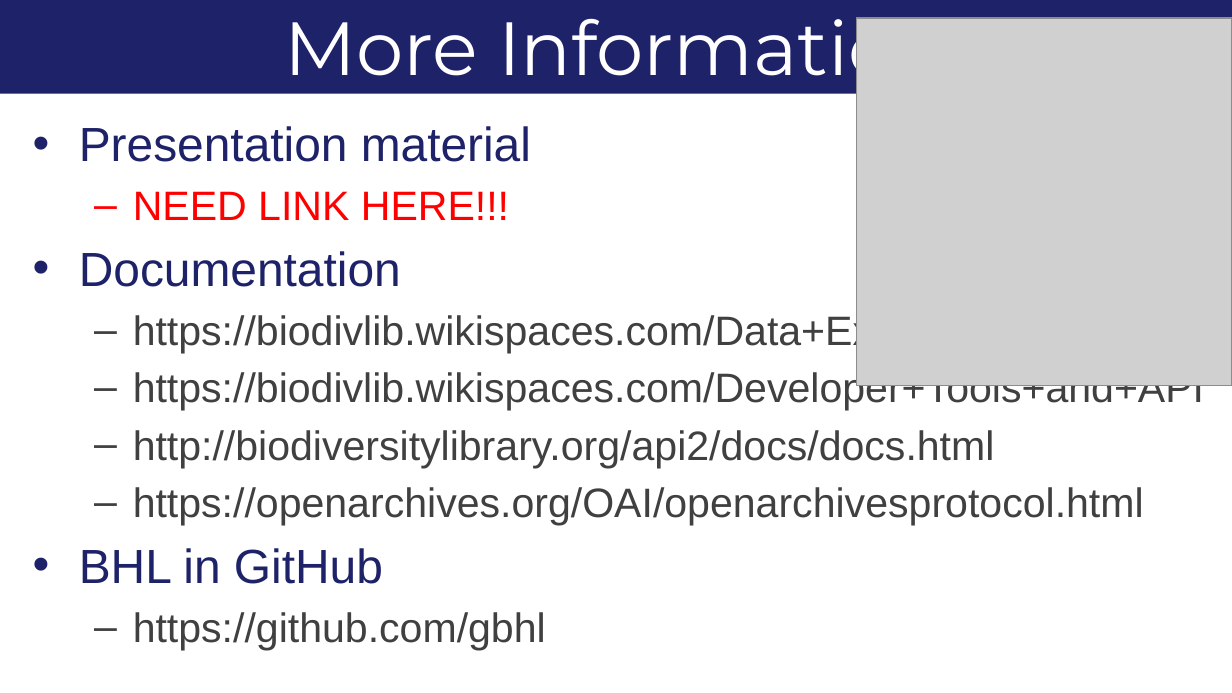
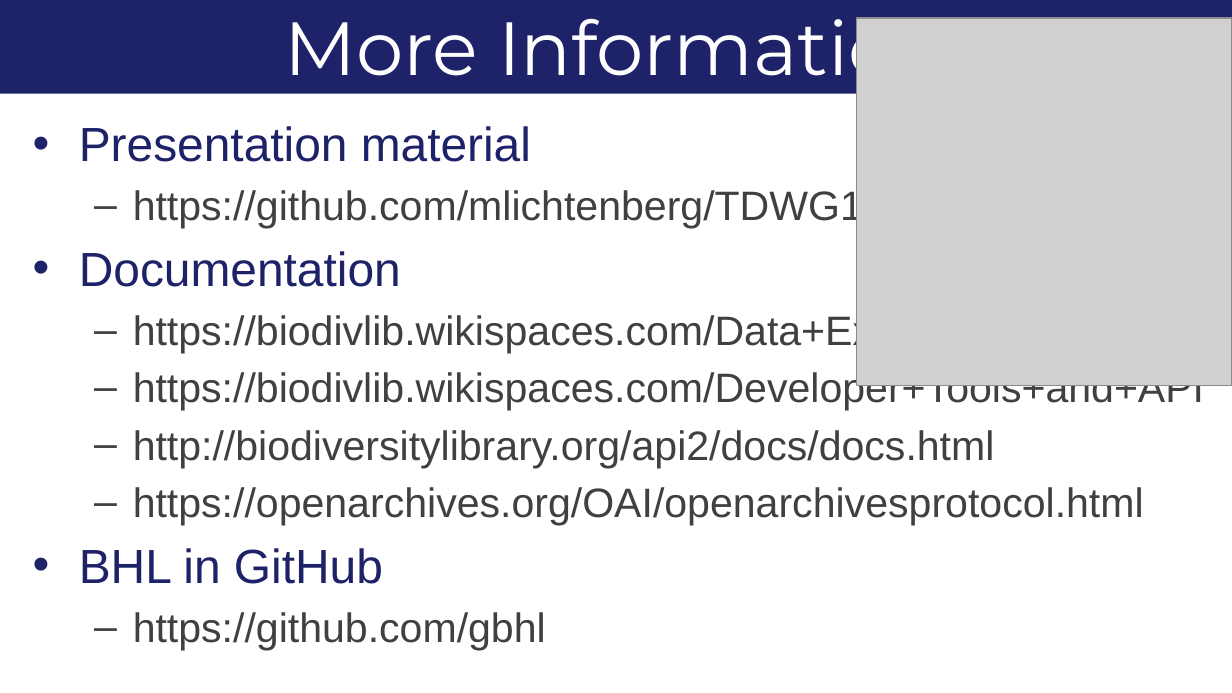
Before and after one commit to mlichtenberg/TDWG17, a slide deck: slide 18 of BallroomA_Wednesday_1100_Lichtenberg/BallroomA_Wednesday_1100_Lichtenberg.pptx. Drawn at 1232x693 pixels with LibreOffice and Linux fonts; fonts in the diff are those of the drawing; grey boxes stand for pictures; background and template pictures are left out. Boxes give left, top, right and bottom in pixels: in the first picture for what was removed or moved away, otherwise in the second. Text is boxed around its words. In the diff, an @@ line names an element or a change of style, - is before the commit and + after.

Commit message:
Added link to presentation material to PPT

```diff
--- a/BallroomA_Wednesday_1100_Lichtenberg/BallroomA_Wednesday_1100_Lichtenberg.pptx
+++ b/BallroomA_Wednesday_1100_Lichtenberg/BallroomA_Wednesday_1100_Lichtenberg.pptx
@@ text at bbox=[133, 188, 886, 229]: text changed; text colour #FF0000 to #404040 @@
-  – NEED LINK HERE!!!
+  – https://github.com/mlichtenberg/TDWG17
```
Also in this commit, not shown: 1 other file.
